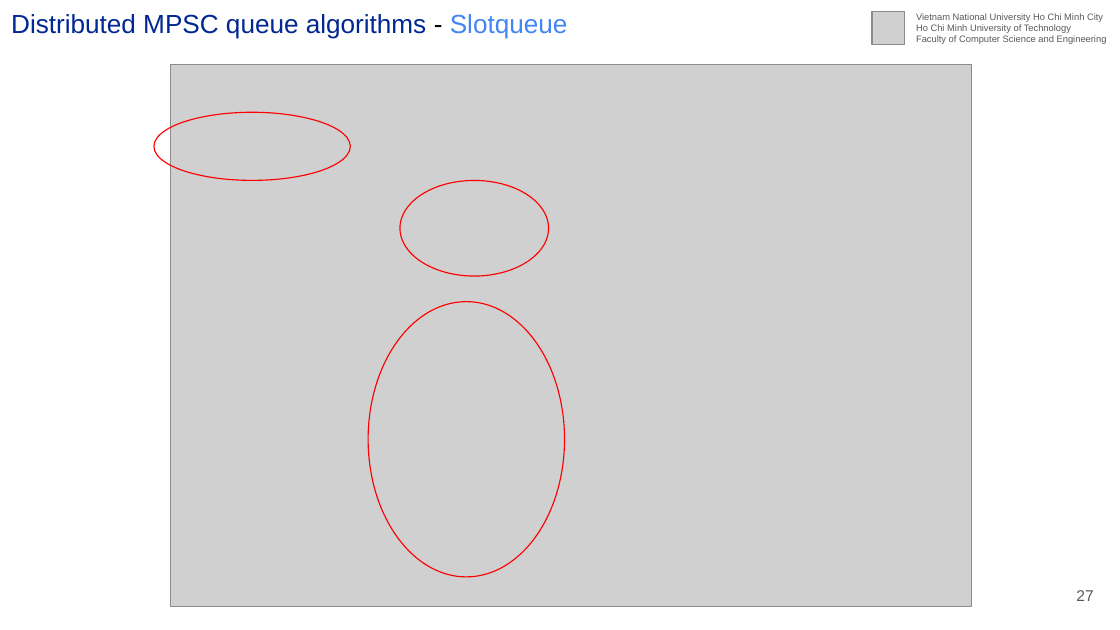
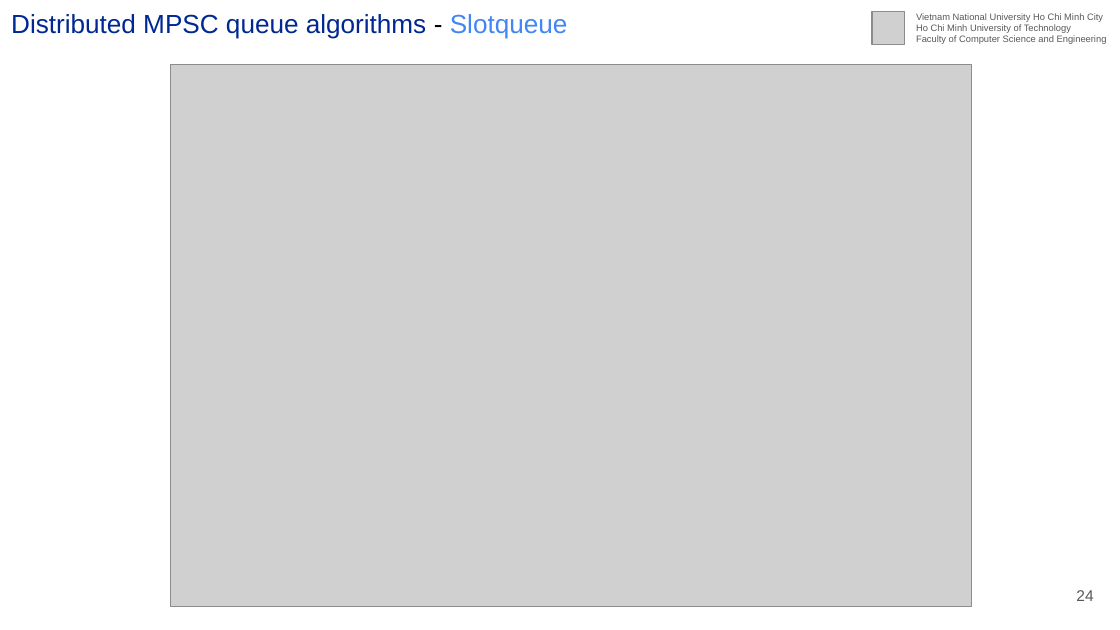
Before and after one commit to Huy-DNA/MPiSC, a slide deck: slide 24 of slide/Generic.pptx (slide 27 before the commit). Drawn at 1120x630 pixels with LibreOffice and Linux fonts; fonts in the diff are those of the drawing; grey boxes stand for pictures. Boxes give left, top, right and bottom in pixels: in the first picture for what was removed or moved away, otherwise in the second. Text is boxed around its words. In the diff, an @@ line names an element or a change of style, - is before the commit and + after.

Commit message:
fix: slides

```diff
--- a/slide/Generic.pptx
+++ b/slide/Generic.pptx
@@ ellipse removed at bbox=[153, 112, 349, 180] @@
@@ ellipse removed at bbox=[400, 180, 549, 276] @@
@@ ellipse removed at bbox=[368, 301, 564, 577] @@
@@ page number at bbox=[1076, 590, 1093, 601]: text changed @@
-27
+24
```
Also in this commit, not shown: 1 other slide changed, 20 slides removed.
